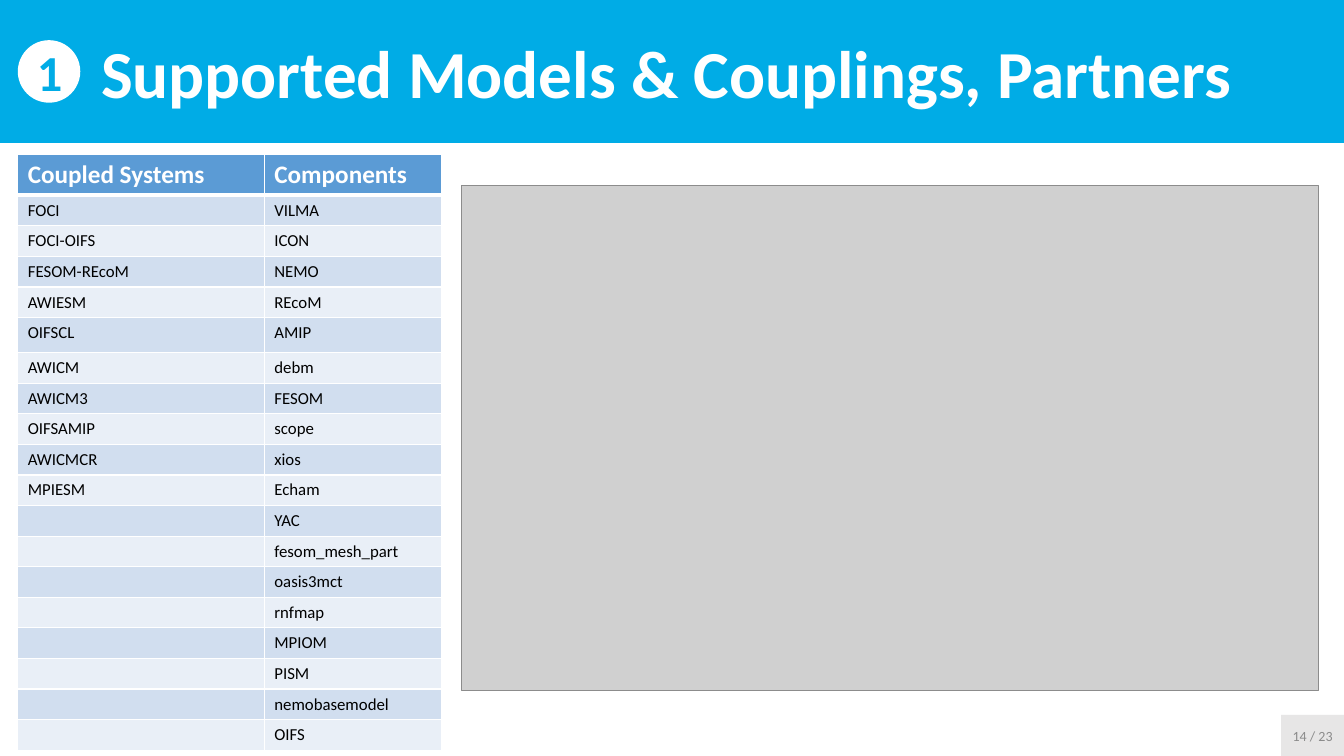
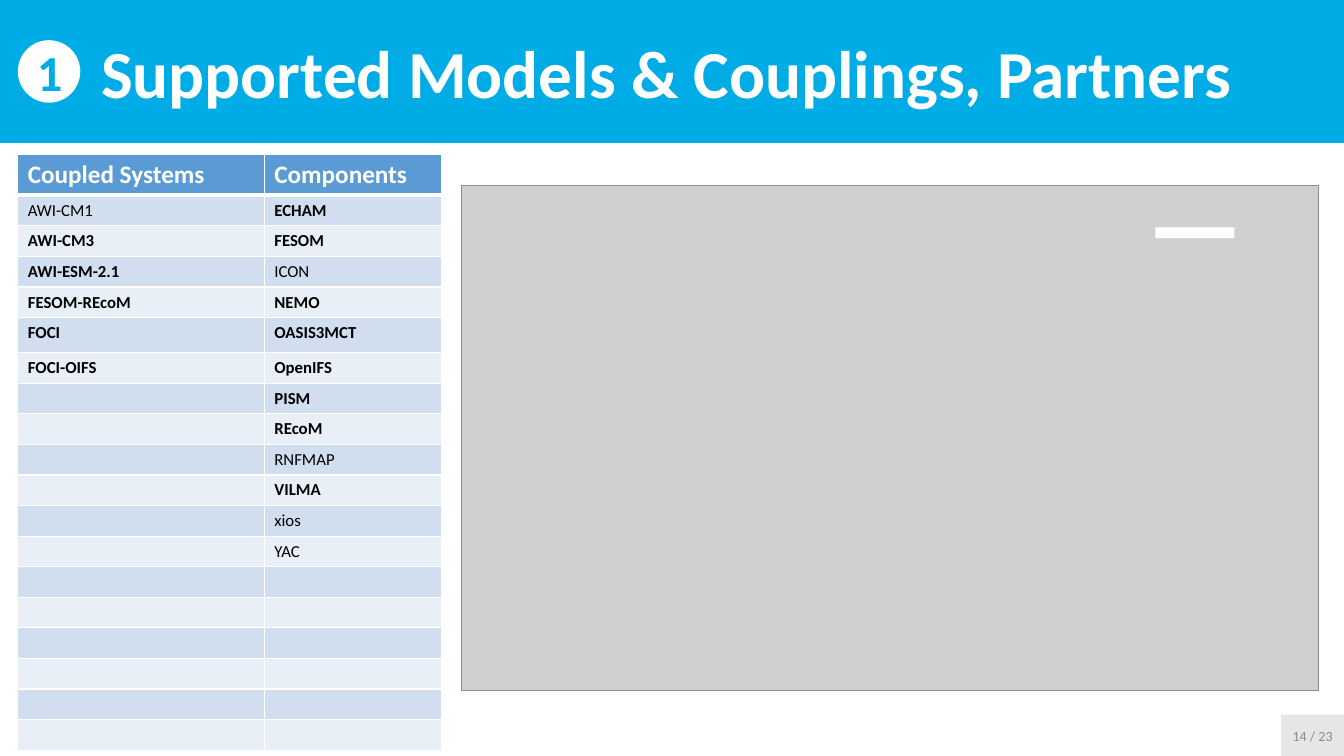
Before and after one commit to esm-tools/workshops, a slide deck: slide 14 of PalMod2022/docs/1_Introduction.pptx. Drawn at 1344x756 pixels with LibreOffice and Linux fonts; fonts in the diff are those of the drawing; grey boxes stand for pictures. Boxes give left, top, right and bottom in pixels: in the first picture for what was removed or moved away, otherwise in the second. Text is boxed around its words. In the diff, an @@ line names an element or a change of style, - is before the commit and + after.

Commit message:
update part 1

```diff
--- a/PalMod2022/docs/1_Introduction.pptx
+++ b/PalMod2022/docs/1_Introduction.pptx
@@ table at (x1=18, y1=154, x2=443, y2=744) @@
-row 2: FOCI | VILMA
-row 3: FOCI-OIFS | ICON
+row 2: AWI-CM1 | ECHAM
+row 3: AWI-CM3 | FESOM
+row 4: AWI-ESM-2.1 | ICON
-row 6, column 1: AWIESM
+row 6, column 1: FOCI
-row 6, column 2: REcoM
+row 6, column 2: OASIS3MCT
-row 7, column 1: OIFSCL
+row 7, column 1: FOCI-OIFS
-row 7, column 2: AMIP
+row 7, column 2: OpenIFS
-row 8, column 1: AWICM
+row 8, column 1: 
-row 8, column 2: debm
+row 8, column 2: PISM
-row 9, column 1: AWICM3
+row 9, column 1: 
-row 9, column 2: FESOM
+row 9, column 2: REcoM
-row 10, column 1: OIFSAMIP
+row 10, column 1: 
-row 10, column 2: scope
+row 10, column 2: RNFMAP
-row 11, column 1: AWICMCR
+row 11, column 1: 
-row 11, column 2: xios
+row 11, column 2: VILMA
-row 12, column 1: MPIESM
+row 12, column 1: 
-row 12, column 2: Echam
+row 12, column 2: xios
-row 13:  | fesom_mesh_part
-row 14:  | oasis3mct
-row 15:  | rnfmap
-row 16:  | MPIOM
-row 17:  | PISM
-row 18:  | nemobasemodel
-row 19:  | OIFS
+row 14:  | 
+row 15:  | 
+row 16:  | 
+row 17:  | 
+row 18:  | 
+row 19:  | 
@@ rectangle added at (x1=1155, y1=227, x2=1234, y2=238), fill #FFFFFF @@
```
